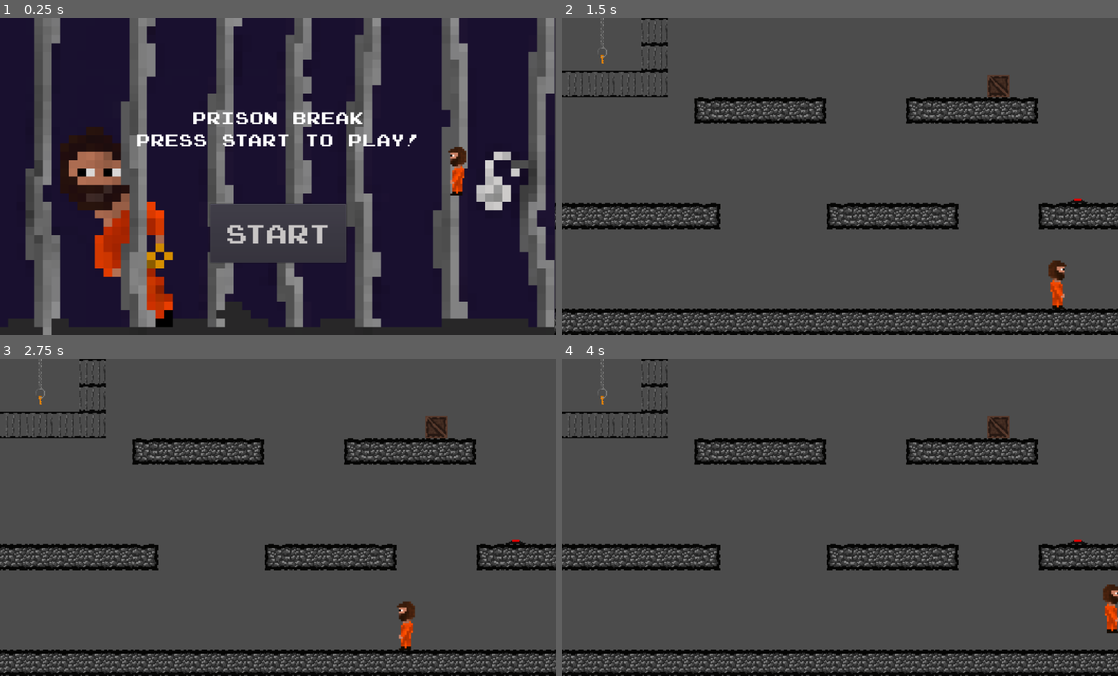
Above: before the commit, frames 1-4 (two rows, left to right).
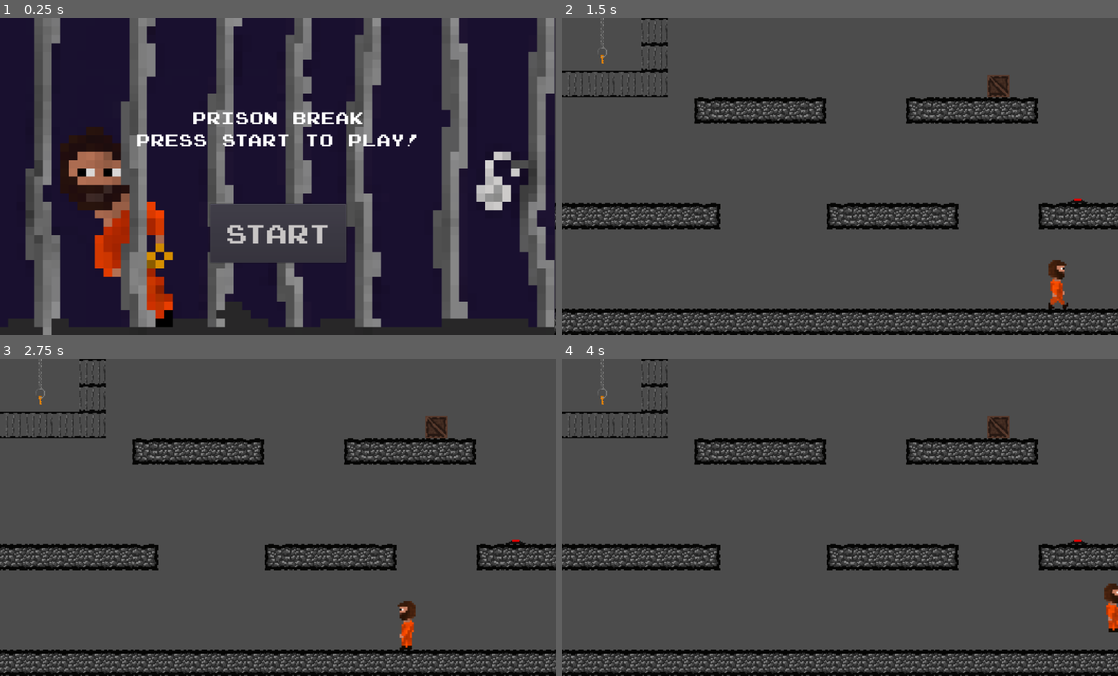
Above: after the commit, the same moments.

Repository: SanPug1/Prison-Break-Game
Game: Godot game, scene res://Everything.tscn
Two runs of this game, one before a commit and one after it. Both use one fixed random seed, a clock stepped at 60 frames per second and the inputs below. Sound files missing from this copy of the repository are replaced by a short silence.
Inputs (mouse positions are in pixels of both pictures, inside the frame that each line leads up to):
- Up to frame 1 (0.25 s): no input
- Up to frame 2 (1.5 s): click "Start" at 0.5 s; move the mouse to (962, 160) at 1.27 s; hold Right (player_right) from 1.28 s (still down); click (962, 160) at 1.35 s
- Up to frame 3 (2.75 s): tap Z (player_jump) at 1.52, 2.27 s; move the mouse to (166, 533) at 2.02 s; release Right (player_right) at 2.03 s; hold Left (player_left) from 2.03 s (still down); click (166, 533) at 2.1 s
- Up to frame 4 (4 s): move the mouse to (895, 447) at 2.77 s; release Left (player_left) at 2.78 s; hold Right (player_right) from 2.78 s (still down); click (895, 447) at 2.85 s; move the mouse to (812, 580) at 3.52 s; click (812, 580) at 3.6 s; tap Z (player_jump) at 3.77 s

The runs differ from the first frame. In frame 1, 0.4% of the frame differs, in the area x 80-84%, y 40-57%; in frame 2, 0.2%; in frame 3, 0.1%; in frame 4, 0.2%.

Commit message:
Sprite Tweaks, fixed player on menu

Diff:
--- a/Entities/Player.gd
+++ b/Entities/Player.gd
@@ -11,7 +11,7 @@
 export(float) var jumpStrengthFactor = 42
 export(float) var horizontalWalkSpeed = 150
 
-# Maximum Speed Variables (-1 is disabled, kept for future-proofing potential movement constraints)
+# Maximum Speed Variables (-1 is disabled, kept for potential future movement constraints)
 export(float) var maxVelocityMagnitude = -1
 export(Vector2) var directionalVelocityLimit = Vector2(400, -1)
 
@@ -20,7 +20,6 @@
 var queuedAccel = Vector2.ZERO
 
 # Velocity Overrides:
-# after accel isn't used *yet*, but I think it's useful to have around just in case
 var zeroBeforeAccel = {
 	"up": false,
 	"down": false,
@@ -51,11 +50,14 @@
 var canJump = false
 var coyote_base_amt = 0.08
 var coyote = 0
+var lock = false
 
 func _ready():
 	pass
 
 func _process(_delta):
+	if lock:
+		return
 	queuedAccel = Vector2.ZERO
 	queue_for_zero(Directions.HORIZONTAL, zeroBeforeAccel)
 	if Input.is_action_pressed("player_left"):
@@ -82,6 +84,8 @@
 		$Anims.playing = false
 
 func _physics_process(delta):
+	if lock:
+		return
 	apply_zero_dict(zeroBeforeAccel)
 	velocity += gravity * gravityStrength
 	velocity += queuedAccel
--- a/Entities/Player.tscn
+++ b/Entities/Player.tscn
@@ -10,17 +10,17 @@
 animations = [ {
 "frames": [ ExtResource( 2 ) ],
 "loop": true,
-"name": "default",
+"name": "Idle",
 "speed": 5.0
 }, {
 "frames": [ ExtResource( 3 ), ExtResource( 5 ), ExtResource( 4 ), ExtResource( 2 ) ],
 "loop": true,
-"name": "walking",
+"name": "Walking",
 "speed": 5.0
 } ]
 
 [sub_resource type="RectangleShape2D" id=6]
-extents = Vector2( 14.5, 46 )
+extents = Vector2( 13.5, 45.5 )
 
 [node name="Player" type="KinematicBody2D"]
 script = ExtResource( 1 )
@@ -29,7 +29,8 @@
 position = Vector2( -1.49012e-07, 1.99999 )
 scale = Vector2( 0.92, 0.92 )
 frames = SubResource( 7 )
+animation = "Idle"
 
 [node name="Collider" type="CollisionShape2D" parent="."]
-position = Vector2( -1, 0.5 )
+position = Vector2( -1.5, 2.5 )
 shape = SubResource( 6 )
--- a/Everything.gd
+++ b/Everything.gd
@@ -1,4 +1,9 @@
 extends Node
 
 func _ready():
-	pass # Replace with function body.
+	$Player.lock = true
+	$Player.visible = false
+
+func _on_Game_Start():
+	$Player.lock = false
+	$Player.visible = true
--- a/Everything.tscn
+++ b/Everything.tscn
@@ -14,3 +14,5 @@
 
 [node name="Player" parent="." instance=ExtResource( 4 )]
 position = Vector2( 866, 258 )
+
+[connection signal="game_start" from="Title_Screen" to="." method="_on_Game_Start"]
--- a/Levels/Puzzle 1.gd
+++ b/Levels/Puzzle 1.gd
@@ -32,7 +32,7 @@
 				itemFound += 1
 				p3 = true
 			#_draw($Polygon3.position, 202, 0, 2*PI)
-	print(itemFound)
+	#print(itemFound)
 
 #func _draw(center, radius, angle_from, angle_to):
 #	draw_circle_arc(center, radius, angle_from, angle_to, Color.red)
--- a/Main Menu/Title Screen.gd
+++ b/Main Menu/Title Screen.gd
@@ -1,4 +1,6 @@
 extends Node
+
+signal game_start
 
 var pressedbutton = false
 var visiblebutton = true
@@ -19,8 +21,7 @@
 	$IntroGameMusic.stop()
 	$TextTimer.stop()
 	pressedbutton = true
-
-
+	emit_signal("game_start")
 
 func _on_TextTimer_timeout():
 	if visiblebutton == false and pressedbutton == false:
